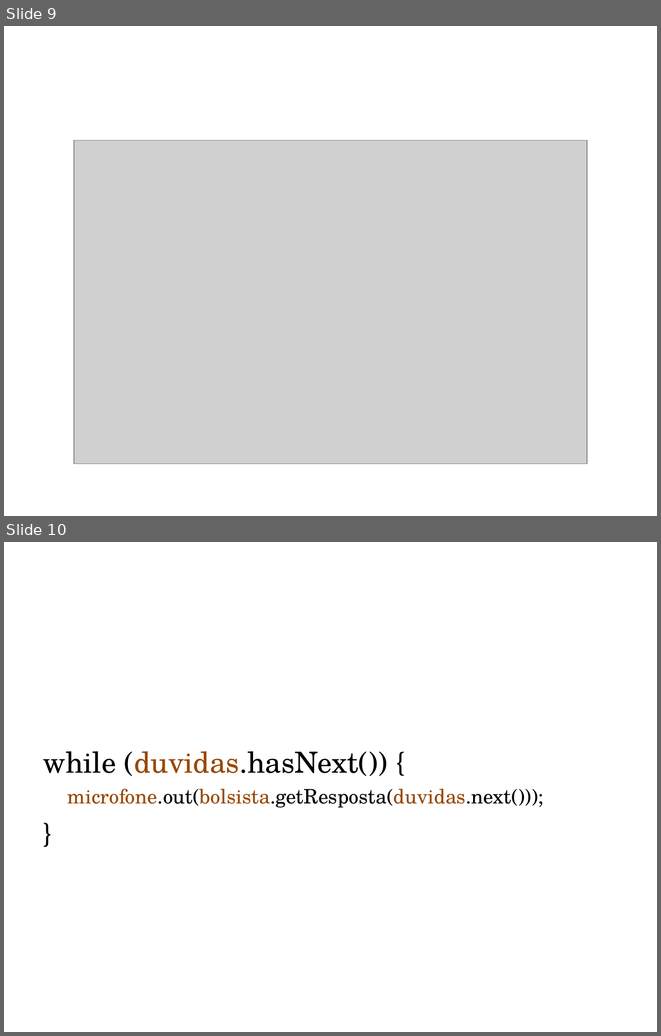
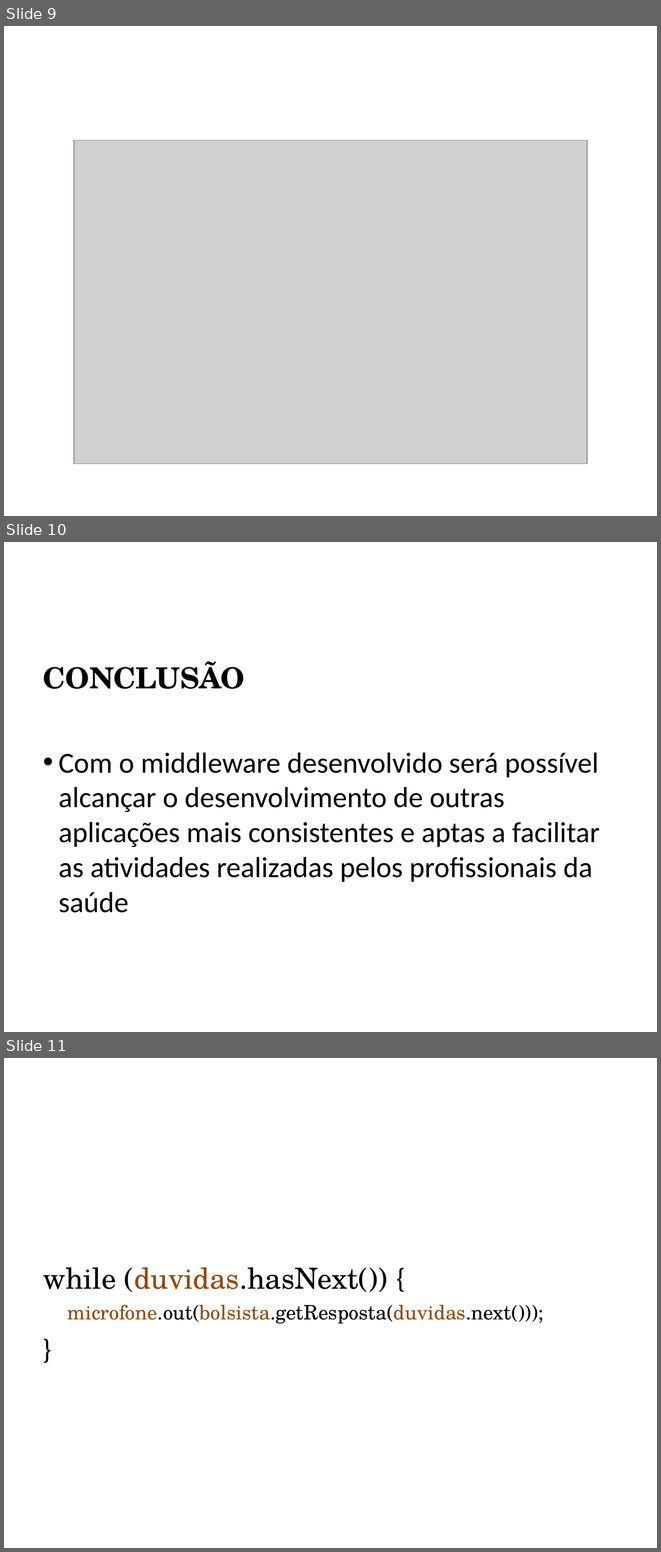
Before and after one commit to wagnerdevel/urimed-docs, a slide deck: apresentacao-siic/apresentacao.ppt. Shown one above the other, each under a label of ours: slides 9 and 10 before the commit, slides 9, 10 and 11 after it. The pictures are 661x1036 and 661x1552 pixels, drawn with LibreOffice and Linux fonts; fonts in the diff are those of the drawing; grey boxes stand for pictures; background and template pictures are left out. Boxes give left, top, right and bottom in pixels: in the first picture for what was removed or moved away, otherwise in the second. Text is boxed around its words. In the diff, an @@ line names an element or a change of style, - is before the commit and + after.

Commit message:
finalizacao da apresentacao

```diff
--- a/apresentacao-siic/apresentacao.ppt
+++ b/apresentacao-siic/apresentacao.ppt
@@ slide 10 added at (4,542,657,1032), background picture (left out) @@
@@ text added at (43,661,600,912), 32 pt, text #000000 @@
+CONCLUSÃO
+• Com o middleware desenvolvido será possível alcançar o desenvolvimento de outras aplicações mais consistentes e aptas a facilitar as atividades realizadas pelos profissionais da saúde
@@ what was slide 10 is now slide 11 @@
```
